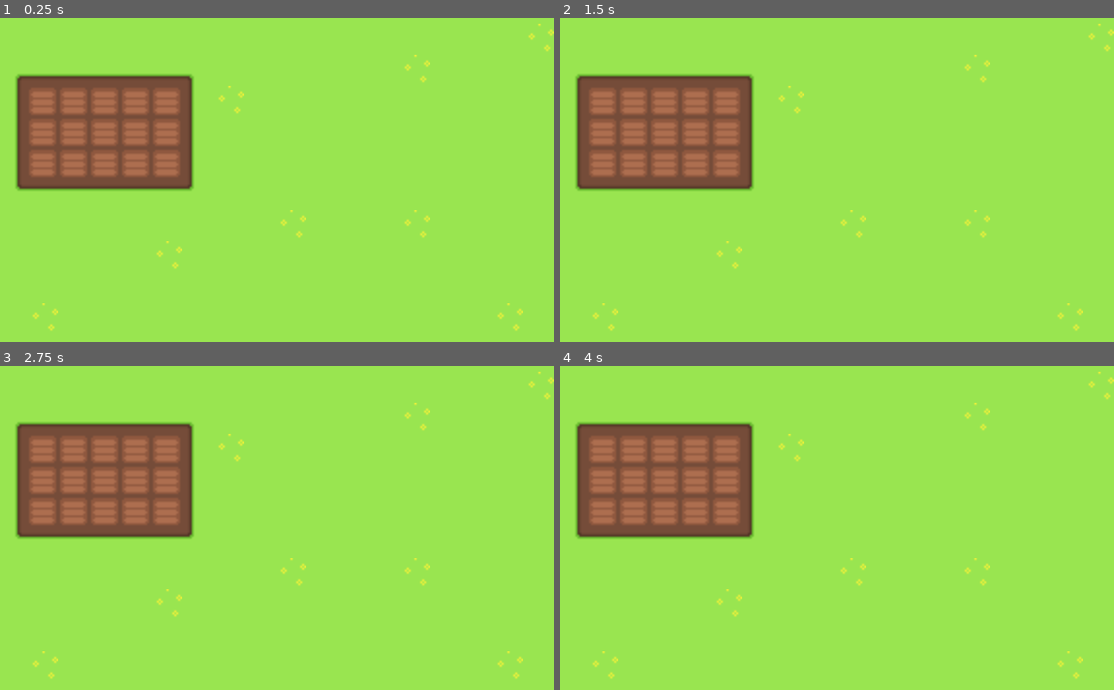
Above: before the commit, frames 1-4 (two rows, left to right).
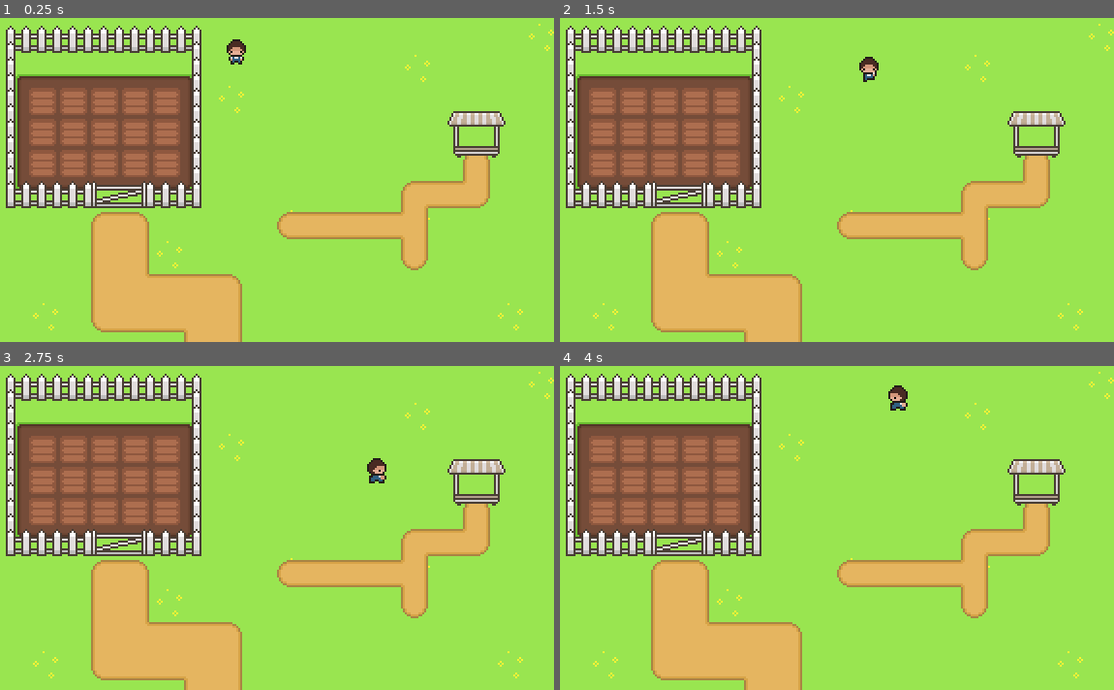
Above: after the commit, the same moments.

Repository: marjangoglani/DevWorm-Farming-Game-Tutorial
Game: Godot game, scene res://world.tscn
The game is run twice, just before and just after one commit, with the same random seed, the same clock (stepped at 60 frames per second) and the same inputs. The project has no main scene, so this scene is started directly.
Inputs:
- Up to frame 1 (0.25 s): no input
- Up to frame 2 (1.5 s): tap Enter at 0.5 s; hold D (walk_right) 0.53-1.28 s; hold S (walk_down) from 1.28 s (still down)
- Up to frame 3 (2.75 s): release S (walk_down) at 2.03 s; hold D (walk_right) from 2.03 s (still down)
- Up to frame 4 (4 s): release D (walk_right) at 2.78 s; hold W (walk_up) 2.78-3.53 s; hold A (walk_left) from 3.53 s (still down)

The runs differ from the first frame. In frame 1, 19% of the frame differs, in the area x 1-100%, y 2-100%; in frame 2, 19%; in frame 3, 19%; in frame 4, 19%.

Commit message:
TileMap layering all set!
things to work on next:
* collision for the objects layer of the tilemap (and the player)
* watch the rest of the video for crop thingies (probably going to diverge from the tutorial again, but it's a good starting point nontheless)

good luck keep working! Everyday a little bit :)

Diff:
--- a/player.tscn
+++ b/player.tscn
@@ -101,6 +101,7 @@
 
 [node name="AnimatedSprite2D" type="AnimatedSprite2D" parent="."]
 unique_name_in_owner = true
+z_index = 2
 texture_filter = 1
 position = Vector2(-1, 0)
 sprite_frames = SubResource("SpriteFrames_ogc6y")
--- a/world.tscn
+++ b/world.tscn
@@ -1,6 +1,7 @@
-[gd_scene load_steps=5 format=3 uid="uid://bj2g6i5w1a5db"]
+[gd_scene load_steps=6 format=3 uid="uid://bj2g6i5w1a5db"]
 
 [ext_resource type="Texture2D" uid="uid://bmmxus8kgmb1m" path="res://farmingTilesheetComplete.png" id="1_nn3ch"]
+[ext_resource type="PackedScene" uid="uid://dv5u68y0lnkl4" path="res://player.tscn" id="2_kwh34"]
 
 [sub_resource type="TileMapPattern" id="TileMapPattern_32i5d"]
 tile_data = PackedInt32Array(0, 196608, 6, 65536, 196608, 7, 131072, 196608, 7, 196608, 196608, 7, 262144, 196608, 8, 1 …(532 unchanged characters)…
@@ -15,10 +16,6 @@
 10:8/0 = 0
 11:8/0 = 0
 12:8/0 = 0
-6:9/0 = 0
-7:9/0 = 0
-8:9/0 = 0
-9:9/0 = 0
 10:9/0 = 0
 11:9/0 = 0
 12:9/0 = 0
@@ -52,6 +49,49 @@
 4:8/0 = 0
 5:8/0 = 0
 6:8/0 = 0
+6:6/0 = 0
+7:6/0 = 0
+8:6/0 = 0
+9:6/0 = 0
+10:6/0 = 0
+11:6/0 = 0
+12:6/0 = 0
+12:7/0 = 0
+11:7/0 = 0
+10:7/0 = 0
+9:7/0 = 0
+8:7/0 = 0
+7:7/0 = 0
+9:9/0 = 0
+8:9/0 = 0
+7:9/0 = 0
+6:9/0 = 0
+0:9/0 = 0
+1:9/0 = 0
+2:9/0 = 0
+3:9/0 = 0
+4:9/0 = 0
+5:9/0 = 0
+5:10/0 = 0
+4:10/0 = 0
+3:10/0 = 0
+2:10/0 = 0
+1:10/0 = 0
+0:10/0 = 0
+0:11/size_in_atlas = Vector2i(2, 2)
+0:11/0 = 0
+0:5/0 = 0
+1:5/0 = 0
+2:5/0 = 0
+3:5/0 = 0
+4:5/0 = 0
+5:5/0 = 0
+6:5/0 = 0
+7:5/0 = 0
+8:5/0 = 0
+9:5/0 = 0
+10:5/0 = 0
+11:5/0 = 0
 
 [sub_resource type="TileSet" id="TileSet_fr3b2"]
 sources/0 = SubResource("TileSetAtlasSource_8pbdo")
@@ -60,9 +100,22 @@
 [node name="world" type="Node2D"]
 
 [node name="TileMap" type="TileMap" parent="."]
+y_sort_enabled = true
+texture_filter = 1
 tile_set = SubResource("TileSet_fr3b2")
 format = 2
-layer_0/name = "Background"
+layer_0/name = "Ground"
 layer_0/tile_data = PackedInt32Array(0, 786432, 5, 65536, 786432, 5, 131072, 786432, 5, 196608, 786432, 5, 262144, 7864 …(4582 unchanged characters)…
-layer_1/name = "Foreground"
-layer_1/tile_data = PackedInt32Array()
+layer_1/name = "Objects"
+layer_1/y_sort_enabled = true
+layer_1/z_index = 2
+layer_1/tile_data = PackedInt32Array(393222, 458752, 6, 393223, 720896, 6, 393224, 786432, 7, 327688, 458752, 7, 262152, 458752, 7, 196616, 458752, 7, 131080, 458752, 7, 65544, 786432, 6, 65543, 720896, 6, 65542, 720896, 6, 65541, 720896, 6, 65540, 720896, 6, 65539, 720896, 6, 65538, 524288, 6, 131074, 458752, 7, 196610, 458752, 7, 262146, 458752, 7, 327682, 458752, 7, 393218, 524288, 7, 393219, 720896, 6, 393221, 393216, 6, 393220, 589824, 7, 262161, 0, 11)
+layer_2/name = "Dialogue"
+layer_2/tile_data = PackedInt32Array()
+layer_3/name = "Paths"
+layer_3/z_index = 1
+layer_3/tile_data = PackedInt32Array(458757, 720896, 1342177290, 458758, 720896, 805306378, 524293, 720896, 9, 524294, 720896, 805306377, 589829, 786432, 1342177290, 589830, 655360, 805306378, 589831, 786432, 805306378, 589832, 786432, 805306378, 589833, 720896, 805306378, 655369, 786432, 1610612746, 720905, 786432, 1610612746, 655365, 720896, 10, 655366, 786432, 10, 655367, 786432, 10, 655368, 655360, 10, 720904, 786432, 1342177290, 458763, 458752, 8, 458764, 524288, 8, 458765, 524288, 8, 458766, 524288, 8, 458767, 589824, 8, 393231, 655360, 8, 393232, 524288, 8, 393233, 655360, 805306376, 327697, 458752, 1342177288, 524303, 458752, 1610612744)
+
+[node name="Player" parent="." instance=ExtResource("2_kwh34")]
+y_sort_enabled = true
+position = Vector2(157, 30)
